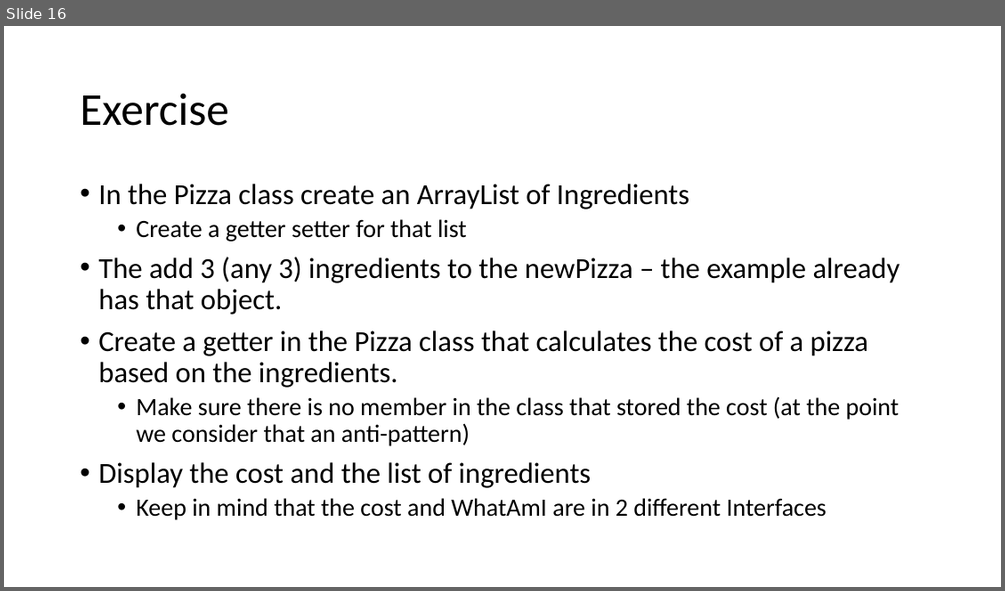
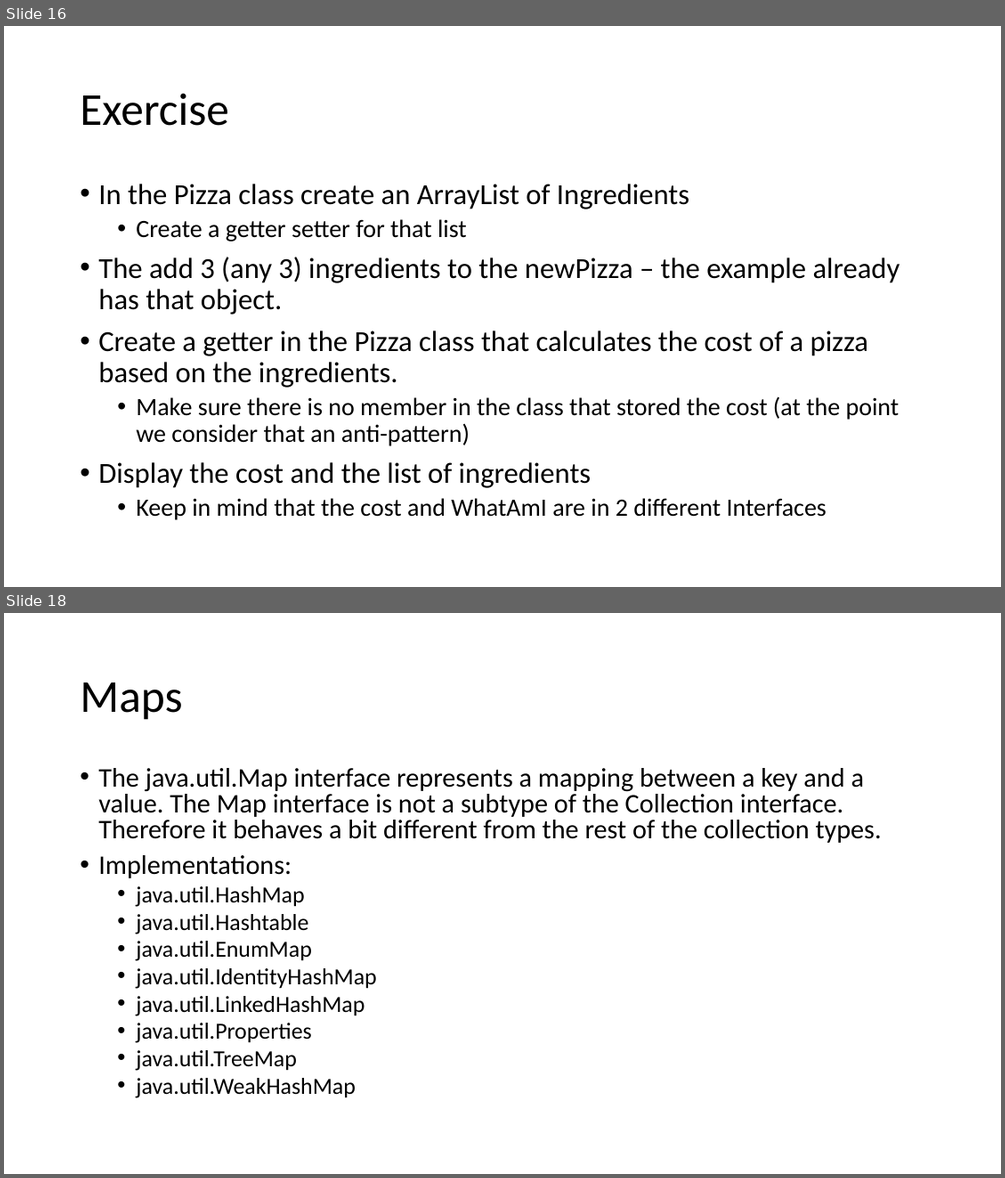
Before and after one commit to raulfiru/Tuesday-Lab, a slide deck: Session2/TuesdaysLab2.pptx. Shown one above the other, each under a label of ours: slide 16 before the commit, slides 16 and 18 after it; the slides between them are not shown. The pictures are 1005x591 and 1005x1178 pixels, drawn with LibreOffice and Linux fonts; fonts in the diff are those of the drawing. Boxes give left, top, right and bottom in pixels: in the first picture for what was removed or moved away, otherwise in the second. Text is boxed around its words. In the diff, an @@ line names an element or a change of style, - is before the commit and + after.

```diff
--- a/Session2/TuesdaysLab2.pptx
+++ b/Session2/TuesdaysLab2.pptx
@@ slide 18 added at <box>4,613,1001,1174</box>, background #FFFFFF @@
@@ title added at <box>80,682,182,720</box>, 44 pt, text #000000 @@
+Maps
@@ text added at <box>98,768,882,1098</box>, 25.9 pt, text #000000 @@
+• The java.util.Map interface represents a mapping between a key and a value. The Map interface is not a subtype of the Collection interface. Therefore it behaves a bit different from the rest of the collection types.
+• Implementations:
+  • java.util.HashMap
+  • java.util.Hashtable
+  • java.util.EnumMap
+  • java.util.IdentityHashMap
+  • java.util.LinkedHashMap
+  • java.util.Properties
+  • java.util.TreeMap
+  • java.util.WeakHashMap
```
Also in this commit, not shown: 9 other slides added.
